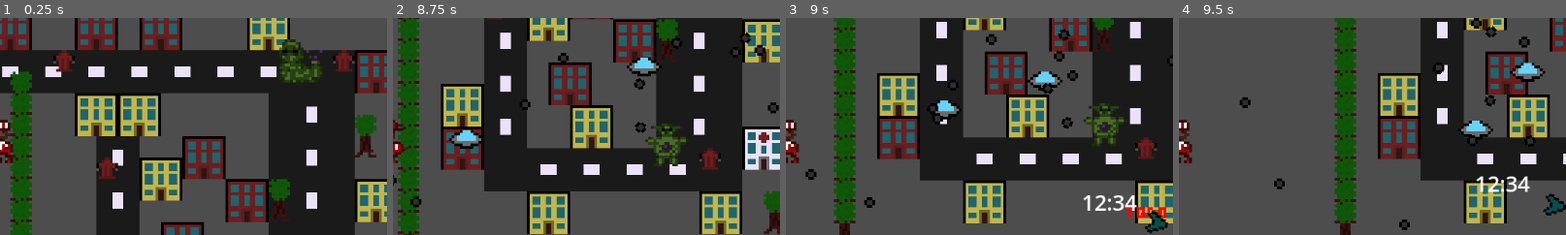
Above: before the commit, frames 1-4 (left to right).
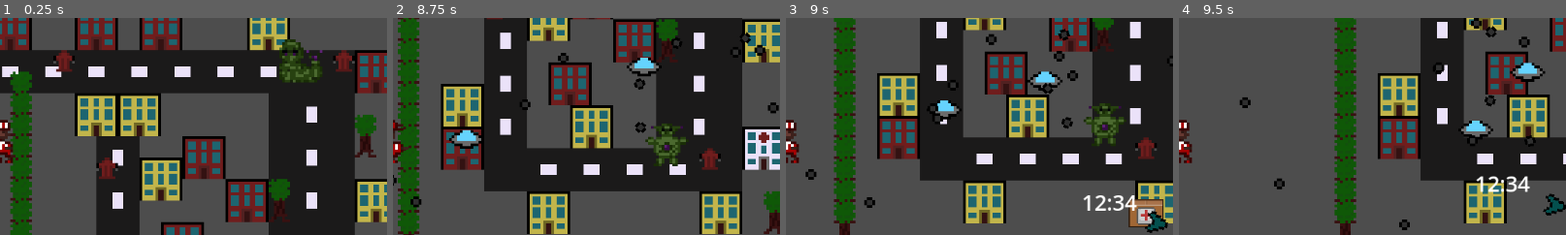
Above: after the commit, the same moments.

Repository: Lila-Kuhlt/Close-Encounters-of-the-Jeff-Kind
Game: Godot game, scene res://scenes/World.tscn
The game is run twice, just before and just after one commit, with the same random seed, the same clock (stepped at 60 frames per second) and the same inputs.
Inputs:
- Up to frame 1 (0.25 s): no input
- Up to frame 2 (8.75 s): tap Enter at 0.5 s; hold D (right) 0.53-1.28 s; tap Space at 1.25 s; hold S (down) 1.28-2.03 s; hold D (right) 2.03-2.78 s; hold W (up) 2.78-3.53 s; hold A (left) 3.53-5.03 s; hold S (down) 5.03-5.78 s; hold D (right) 5.78-6.53 s; hold W (up) 6.53-7.28 s; hold D (right) 7.28-8.03 s; hold S (down) from 8.03 s (still down)
- Up to frame 3 (9 s): release S (down) at 8.78 s; hold A (left) from 8.78 s (still down)
- Up to frame 4 (9.5 s): keep holding A (left)
The pictures show only the part of the screen within x 50-100%, y 22-71%; the shares and areas given below are measured in that part.

Frames 1-2 are identical in both runs. In frame 3, 1.0% of the frame differs, in the area x 87-99%, y 83-97%; in frame 4, nothing differs.

Commit message:
Add package and collectible sprites

Diff:
--- a/godot/scenes/Package.gd
+++ b/godot/scenes/Package.gd
@@ -7,7 +7,7 @@
 var blue_arrow
 
 ## Starts the timer with `time_sec` seconds and connects the callback to the `timeout` signal.
-func start_timer(time_sec: float, callback: Callable):
+func start_timer(time_sec: float, collectible: Globals.Collectible, callback: Callable):
 	get_tree().create_timer(time_sec).timeout.connect(callback)
 
 func pick_up():
--- a/godot/scenes/Package.tscn
+++ b/godot/scenes/Package.tscn
@@ -1,17 +1,77 @@
-[gd_scene load_steps=4 format=3 uid="uid://noq6fvko5jwt"]
+[gd_scene load_steps=8 format=3 uid="uid://noq6fvko5jwt"]
 
 [ext_resource type="Script" path="res://scenes/Package.gd" id="1_jukrg"]
 [ext_resource type="Texture2D" uid="uid://n2irus8kabqp" path="res://assets/package.png" id="2_f8cij"]
+[ext_resource type="Texture2D" uid="uid://cif408mrbg4gc" path="res://assets/collectables.png" id="3_jmste"]
 
 [sub_resource type="CircleShape2D" id="CircleShape2D_kccmo"]
 radius = 8.0
 
+[sub_resource type="Animation" id="Animation_cavh4"]
+resource_name = "idle"
+length = 3.0
+loop_mode = 1
+step = 0.05
+tracks/0/type = "value"
+tracks/0/imported = false
+tracks/0/enabled = true
+tracks/0/path = NodePath("SpritePackage:frame")
+tracks/0/interp = 1
+tracks/0/loop_wrap = true
+tracks/0/keys = {
+"times": PackedFloat32Array(0, 1, 1.2, 2, 2.2),
+"transitions": PackedFloat32Array(1, 1, 1, 1, 1),
+"update": 1,
+"values": [0, 1, 0, 2, 0]
+}
+tracks/1/type = "value"
+tracks/1/imported = false
+tracks/1/enabled = true
+tracks/1/path = NodePath("SpritePackage:rotation")
+tracks/1/interp = 1
+tracks/1/loop_wrap = true
+tracks/1/keys = {
+"times": PackedFloat32Array(0, 0.75, 0.8, 0.85, 0.9, 0.95, 1.75, 1.8, 1.85, 1.9, 1.95, 3),
+"transitions": PackedFloat32Array(1, 1, 1, 1, 1, 1, 1, 1, 1, 1, 1, 1),
+"update": 0,
+"values": [0.0, 0.0, 0.174533, -0.174533, 0.0872665, 0.0, 0.0, 0.174533, -0.174533, 0.0872665, 0.0, 0.0]
+}
+
+[sub_resource type="Animation" id="Animation_qbvfu"]
+length = 0.001
+tracks/0/type = "value"
+tracks/0/imported = false
+tracks/0/enabled = true
+tracks/0/path = NodePath("SpritePackage:frame")
+tracks/0/interp = 1
+tracks/0/loop_wrap = true
+tracks/0/keys = {
+"times": PackedFloat32Array(0),
+"transitions": PackedFloat32Array(1),
+"update": 1,
+"values": [0]
+}
+tracks/1/type = "value"
+tracks/1/imported = false
+tracks/1/enabled = true
+tracks/1/path = NodePath("SpritePackage:rotation")
+tracks/1/interp = 1
+tracks/1/loop_wrap = true
+tracks/1/keys = {
+"times": PackedFloat32Array(0),
+"transitions": PackedFloat32Array(1),
+"update": 0,
+"values": [0.0]
+}
+
+[sub_resource type="AnimationLibrary" id="AnimationLibrary_3xdcr"]
+_data = {
+"RESET": SubResource("Animation_qbvfu"),
+"idle": SubResource("Animation_cavh4")
+}
+
 [node name="Package" type="Node2D"]
 script = ExtResource("1_jukrg")
-
-[node name="Sprite2D" type="Sprite2D" parent="."]
-texture_filter = 1
-texture = ExtResource("2_f8cij")
 
 [node name="PlayerDetector" type="Area2D" parent="."]
 collision_layer = 0
@@ -21,4 +81,24 @@
 [node name="CollisionShape2D" type="CollisionShape2D" parent="PlayerDetector"]
 shape = SubResource("CircleShape2D_kccmo")
 
+[node name="SpritePackage" type="Sprite2D" parent="."]
+texture_filter = 1
+position = Vector2(0, 2)
+scale = Vector2(0.5, 0.5)
+texture = ExtResource("2_f8cij")
+offset = Vector2(0, -6)
+hframes = 4
+
+[node name="SpriteCollectible" type="Sprite2D" parent="."]
+texture_filter = 1
+position = Vector2(0, 1)
+scale = Vector2(0.5, 0.5)
+texture = ExtResource("3_jmste")
+hframes = 3
+
+[node name="AnimationPlayer" type="AnimationPlayer" parent="."]
+libraries = {
+"": SubResource("AnimationLibrary_3xdcr")
+}
+
 [connection signal="body_entered" from="PlayerDetector" to="." method="_on_player_detected"]
--- a/godot/scenes/World.gd
+++ b/godot/scenes/World.gd
@@ -105,7 +105,7 @@
 	$UI.add_child(arrow)
 	package.blue_arrow = arrow
 
-	package.start_timer(20.0, $Jeff._on_package_timeout.bind(package))
+	package.start_timer(20.0, Globals.Collectible.WEAPON, $Jeff._on_package_timeout.bind(package))
 	return package
 
 func _on_package_spawn_timer_timeout():
--- a/godot/src/Globals.gd
+++ b/godot/src/Globals.gd
@@ -1,2 +1,6 @@
 const UPPER_LEFT := Vector2(0.0, 0.0)
 const LOWER_RIGHT := Vector2(2000.0, 1500.0)
+
+enum Collectible {
+	ALIEN_MEAT, WEAPON, MEDI_PACK
+}
Binary file added: godot/assets/collectables.png
Not shown, added: godot/assets/collectables.png.import
Binary file changed: godot/assets/package.png
Not shown, added: art/Box.ase
Not shown, added: art/Collectables.ase
